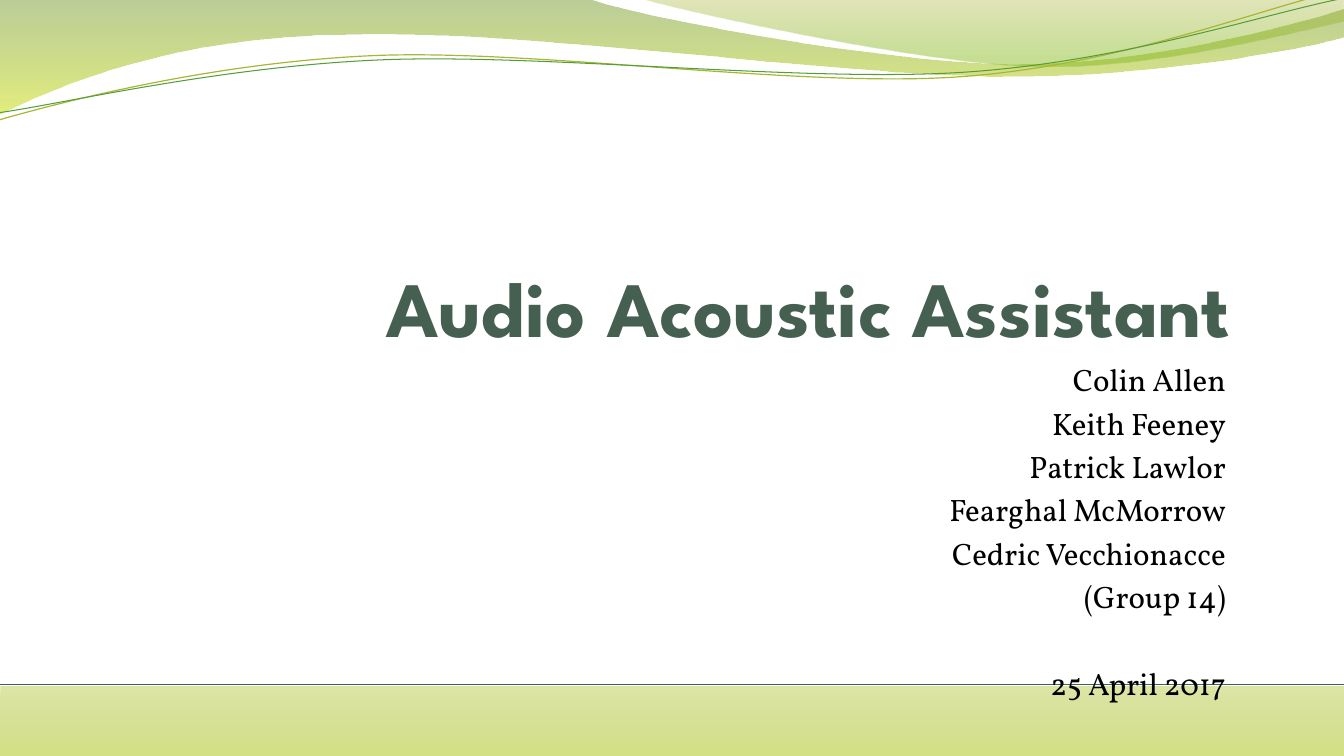
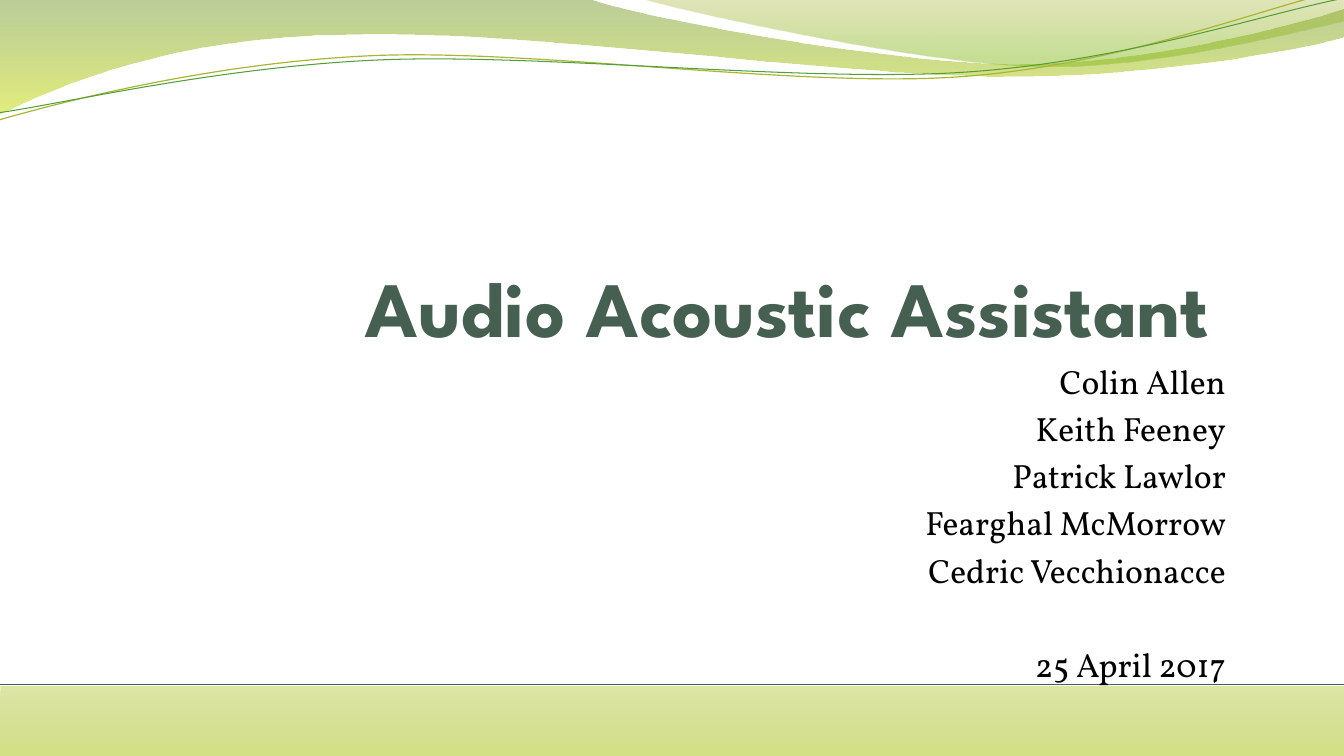
Before and after one commit to CedricVz/AAA, a slide deck: slide 1 of Final presentation.pptx. Drawn at 1344x756 pixels with LibreOffice and Linux fonts; fonts in the diff are those of the drawing. Boxes give left, top, right and bottom in pixels: in the first picture for what was removed or moved away, otherwise in the second. Text is boxed around its words. In the diff, an @@ line names an element or a change of style, - is before the commit and + after.

```diff
--- a/Final presentation.pptx
+++ b/Final presentation.pptx
@@ title "Audio Acoustic Assistant" moved from (x1=386, y1=283, x2=1229, y2=338) to (x1=365, y1=283, x2=1208, y2=338) @@
@@ subtitle "Colin Allen" at (x1=925, y1=370, x2=1226, y2=693): size 22.1 to 24.1 pt @@
@@ subtitle at (x1=1084, y1=585, x2=1225, y2=617): paragraph removed @@
-(Group 14)
```
Also in this commit, not shown: 3 other slides changed, 2 slides added, 4 slides removed, 2 other files.
